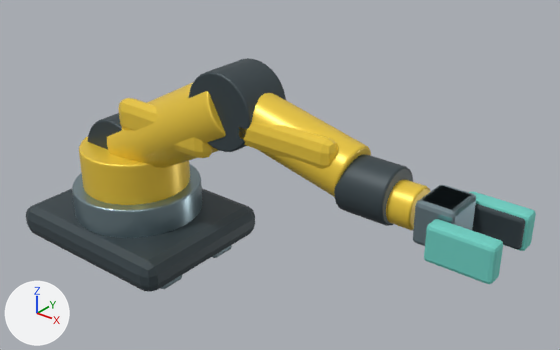
Two versions of the glTF model public/models/robot.glb, one commit apart.
Both versions are drawn from a 50 mm lens placed at (4.47, -3.72, 3.66), pointed at (1.36, 0.17, 1.25). The axes (+X, +Y, +Z) are drawn at lower left. The lights are the same throughout. The older version comes first. Where no turn or scale is listed for an object, it has been applied to the vertices. Vertices at exactly the same position are counted once.

Names of what the first picture shows: 'J3-hinge', 'J4-wrist', 'J5-wrist', 'forearm', 'forearm-cover', 'protect-adapter', 'protect-jaw', 'rail-carriage', 'rotary-waist', 'rough-jaw.001', 'turntable', 'upper-arm', 'upper-arm-cover' and 5 more.
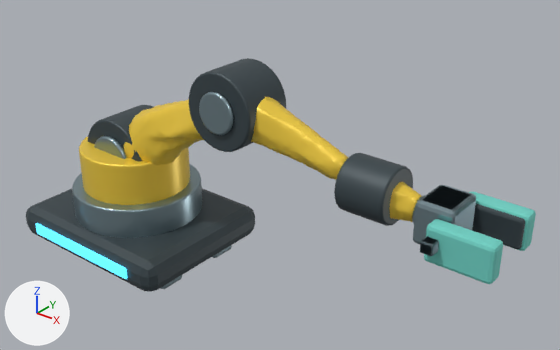
Boxes (x1, y1, x2, y2) around the edits, measured in the pictures (560 x 350 px):
'upper-arm', deleted (yellow): before (107, 83, 226, 168)
'forearm', deleted (yellow): before (252, 93, 371, 197)
'comfy-fore-shell', added (yellow): after (251, 97, 348, 180)
'comfy-upper-shell', added (yellow): after (124, 99, 204, 165)
'forearm-cover', deleted (yellow): before (239, 122, 338, 169)
'upper-arm-cover', deleted (yellow): before (118, 98, 213, 158)
'J5-wrist', reshaped, moved, turned: before (386, 179, 431, 230); after (389, 182, 421, 222)
'elbow-access', added: after (199, 92, 234, 135)
'arm-id-band', added (cyan): after (35, 223, 128, 279)
'shoulder-access', added: after (94, 136, 127, 159)
'rough-finger-slide', added: after (420, 236, 439, 256)
'tool-flange', added (mostly hidden): after (412, 195, 425, 224)

What changed in the scene script:
```text
Change me_cylinder_099:
    used by ob_j5_wrist; parent = ob_wrist; location = (0.35, 0.0, -0.09); rotation_euler = (0.0, 1.571, 0.0), in degrees (0, 90, 0)
    remove me_cylinder_099.from_pydata(...)  # 144 vertices, 284 faces; spans x -0.14..0.14, y -0.14..0.14, z -0.135..0.135
    add me_cylinder_099.from_pydata(...)  # 1102 vertices, 2200 faces; spans x -0.125..0.125, y -0.13..0.13, z -0.13..0.13
    me_cylinder_099 part 1: 144 vertices removed from x -0.14..0.14, y -0.14..0.14, z -0.135..0.135; 1102 vertices added at x -0.125..0.125, y -0.13..0.13, z -0.13..0.13
Remove ob_forearm:
    ob_forearm = bpy.data.objects.new('forearm', me_cylinder_097)
Remove ob_forearm_cover:
    ob_forearm_cover = bpy.data.objects.new('forearm-cover', me_cube_006)
Change ob_j5_wrist:
    ob_j5_wrist.location: (0.35, 0.0, -0.09) -> (0.354, 0.0, -0.0875)
    ob_j5_wrist.rotation_euler: (0.0, 1.571, 0.0) -> (0.0, 0.1, 0.0)  # degrees (0, 90, 0) -> degrees (0, 5.7, 0)
Remove ob_upper_arm:
    ob_upper_arm = bpy.data.objects.new('upper-arm', me_cylinder_095)
Remove ob_upper_arm_cover:
    ob_upper_arm_cover = bpy.data.objects.new('upper-arm-cover', me_cube_005)
Add ob_shoulder_access:
    ob_shoulder_access = bpy.data.objects.new('shoulder-access', me_cylinder_003)  # 192 vertices, 380 faces; spans x -0.195..0.195, y -0.023..0.023, z -0.195..0.195; in mat_brushed_steel (greyish cyan #90a6ad)
    ob_shoulder_access.location = (0.0, -0.239, 1.125)
Add ob_rough_finger_slide:
    ob_rough_finger_slide = bpy.data.objects.new('rough-finger-slide', me_cube_007_1)  # 56 vertices, 108 faces; spans x -0.04..0.04, y -0.35..0.35, z -0.038..0.038; in mat_brushed_steel (greyish cyan #90a6ad)
    ob_rough_finger_slide.location = (2.803, 0.0, 1.428)
Add ob_tool_flange:
    ob_tool_flange = bpy.data.objects.new('tool-flange', me_cylinder_007)  # 192 vertices, 380 faces; spans x -0.02..0.02, y -0.1..0.1, z -0.1..0.1; in mat_brushed_steel (greyish cyan #90a6ad)
    ob_tool_flange.location = (2.585, 0.0, 1.445)
Add ob_elbow_access:
    ob_elbow_access = bpy.data.objects.new('elbow-access', me_cylinder_005)  # 160 vertices, 316 faces; spans x -0.15..0.15, y -0.018..0.018, z -0.15..0.15; in mat_brushed_steel (greyish cyan #90a6ad)
    ob_elbow_access.location = (1.12, -0.213, 1.775)
Add ob_comfy_fore_shell:
    ob_comfy_fore_shell = bpy.data.objects.new('comfy-fore-shell', me_mesh_0_001)  # 1102 vertices, 2200 faces; spans x -0.442..0.431, y -0.17..0.17, z -0.19..0.249; in mat_safety_yellow (yellow #f5d042)
    ob_comfy_fore_shell.location = (1.612, 0.0, 1.659)
Add ob_comfy_upper_shell:
    ob_comfy_upper_shell = bpy.data.objects.new('comfy-upper-shell', me_mesh_0)  # 1102 vertices, 2200 faces; spans x -0.483..0.524, y -0.235..0.235, z -0.426..0.331; in mat_safety_yellow (yellow #f5d042)
    ob_comfy_upper_shell.location = (0.565, 0.0, 1.462)
Add ob_arm_id_band:
    ob_arm_id_band = bpy.data.objects.new('arm-id-band', me_cube_014)  # 56 vertices, 108 faces; spans x -0.55..0.55, y -0.012..0.012, z -0.05..0.05; in mat_screen_cyan (cyan #4bcdec, glowing cyan #56ceff)
    ob_arm_id_band.location = (0.0, -0.637, 0.495)
```
